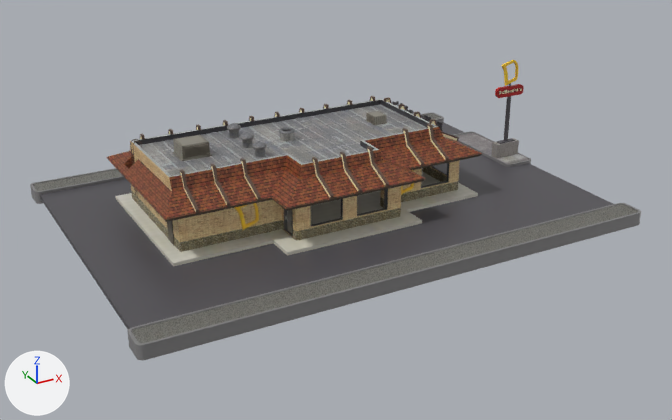
A saved change to the glTF model assets/models/Buildings/dcmonalds.glb.
Before and after are seen from a 50 mm camera at (-46.4, -56.0, 27.3) aimed at (-16.5, -1.5, 0.1). Lighting does not change. The marker at lower left points along +X, +Y and +Z. The picture after the commit comes second. Where no turn or scale is listed for an object, it has been applied to the vertices. Vertices at exactly the same position are counted once.

Before the edit, the objects in view are built like this:
```python
me_base = bpy.data.meshes.new('Base')
me_base.from_pydata(...)  # 4003 vertices, 7441 faces; spans x -22.6..14.8, y -14.3..12.4, z -5.0..1.7
# faces by material slot: [5410, 84, 258, 1053, 56, 512, 68]
me_base.materials.append(mat_material_266)  # picture img_texture266b
me_base.materials.append(mat_brick_tan)  # picture img_brick_rough_tan
me_base.materials.append(mat_outerbrick)  # picture img_outerbrick2
me_base.materials.append(mat_felt)  # picture img_feltroof
me_base.materials.append(mat_roofing)  # picture img_roofing_shingles
me_base.materials.append(mat_brickee)  # picture img_brickee
me_base.materials.append(mat_stones)  # picture img_stones
me_base_001 = bpy.data.meshes.new('Base.001')
me_base_001.from_pydata(...)  # 1500 vertices, 2257 faces; spans x 12.14..14.82, y -0.39..0.31, z -4.62..2.34
# faces by material slot: [2245, 12]
me_base_001.materials.append(mat_material_266)  # picture img_texture266b
me_base_001.materials.append(mat_brickee2)  # picture img_brickee2
me_base_002 = bpy.data.meshes.new('Base.002')
me_base_002.from_pydata(...)  # 124 vertices, 252 faces; spans x 12.47..14.18, y -0.12..0.05, z 2.11..4.15
me_base_002.materials.append(mat_material_266)  # picture img_texture266b
ob_base = bpy.data.objects.new('Base', me_base)
ob_base.location = (-12.42, 1.26, 4.25)
ob_pole = bpy.data.objects.new('Pole', me_base_001)
ob_pole.location = (-12.42, 1.26, 4.25)
ob_pole_logo = bpy.data.objects.new('Pole logo', me_base_002)
ob_pole_logo.location = (-12.42, 1.26, 4.25)
```
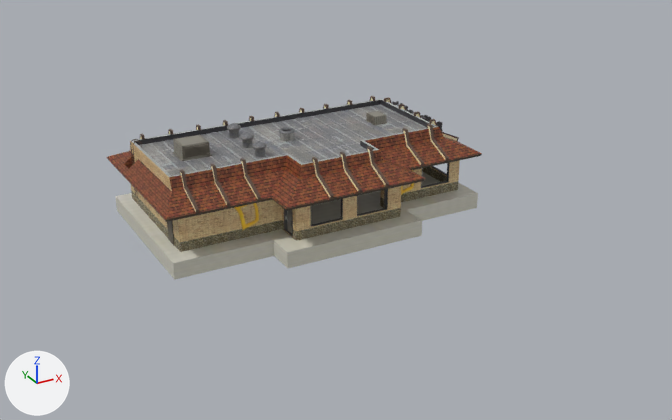
The change in detail:
me_base is used by ob_base; location (-12.42, 1.26, 4.25).
me_base had 4003 vertices, 7441 faces and spanned x -22.6..14.8, y -14.3..12.4, z -5.0..1.7.
me_base now has 3563 vertices, 6679 faces and spans x -17.8..6.8, y -7.9..7.3, z -5.0..1.7.
me_base part 1: the loose piece of 144 vertices spanning x -22.6..14.8, y -14.3..-12.2, z -4.8..-3.9 is deleted.
me_base part 2: the loose piece of 144 vertices spanning x -22.6..14.8, y 10.3..12.4, z -4.8..-3.9 is deleted.
me_base part 3: the loose piece of 144 vertices spanning x 12.2..14.7, y -2.2..6.1, z -4.8..-3.9 is deleted.
me_base part 4: the loose piece of 8 vertices spanning x -22.3..14.3, y -12.5..10.5, z -4.5..-4.1 is deleted.
me_base no longer uses material mat_stones (picture img_stones).
Object 'Pole' (ob_pole) is deleted.
Object 'Pole logo' (ob_pole_logo) is deleted.

Changed parts and their boxes [x1, y1, x2, y2] in the pictures (672 x 420 px):
'Base', reshaped (39% narrower, 30% shorter): before [30, 96, 641, 360]; after [107, 96, 482, 280]
'Pole', deleted: before [491, 83, 524, 158]
    faces in mat_material_266 (picture img_texture266b): [495, 83, 524, 144]
    faces in mat_brickee2 (picture img_brickee2): [491, 138, 519, 158]
'Pole logo', deleted: before [501, 60, 518, 86]
part 1 of me_base, deleted: before [128, 203, 641, 360]
part 2 of me_base, deleted: before [30, 112, 444, 204]
part 3 of me_base, deleted: before [453, 131, 531, 167]
part 4 of me_base, deleted: before [40, 121, 613, 329]
